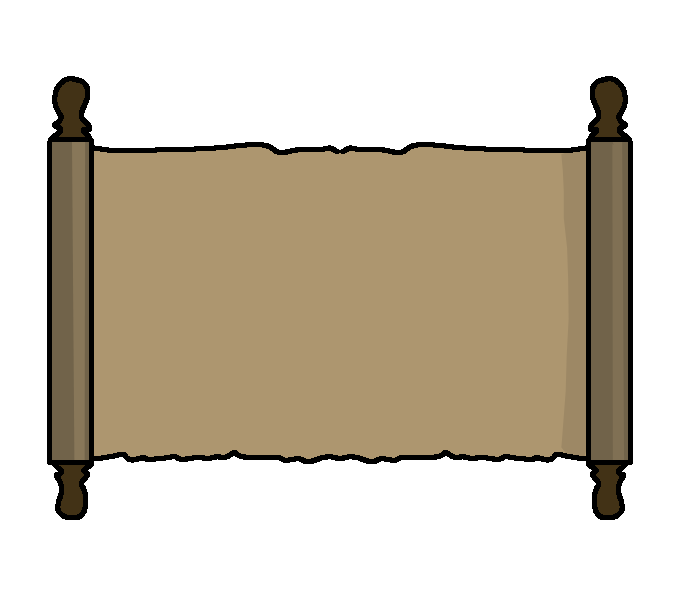
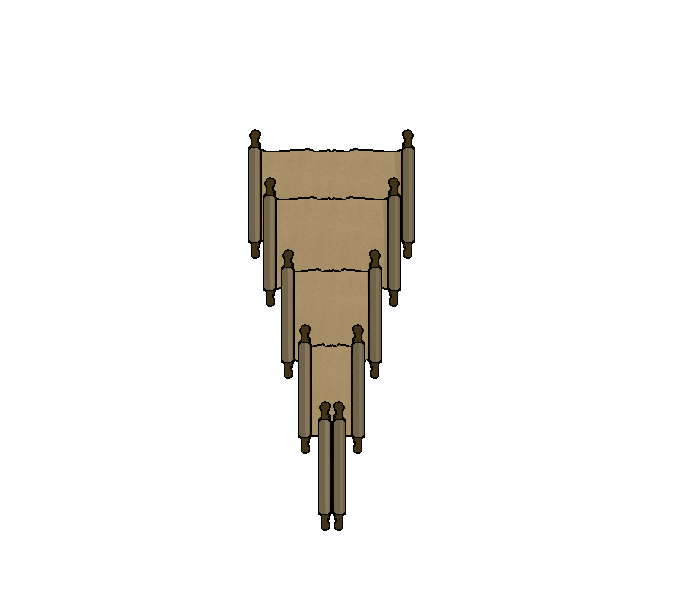
Two versions of the same layered image (w=680, h=606). Layer-by-layer changes:
added layer "closed_map" above "%25" over box(318, 401, 346, 531)
added layer "%25" above "%50" over box(298, 324, 365, 454)
added layer "%50" above "%75" over box(281, 249, 382, 379)
added layer "%75" above "open_map" over box(263, 177, 401, 307)
renamed "Layer 1" to "open_map", painted on it over box(47, 76, 633, 520)
